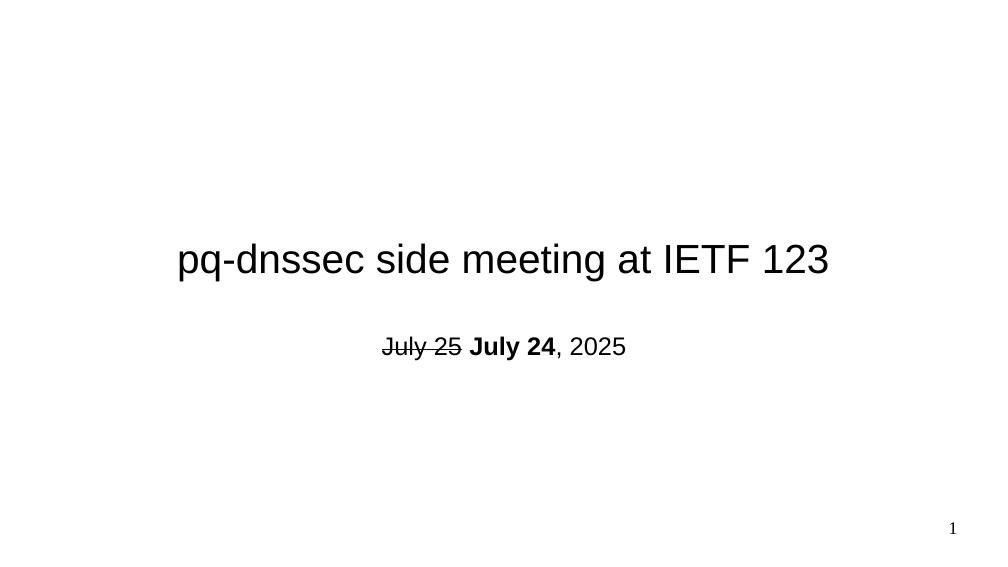
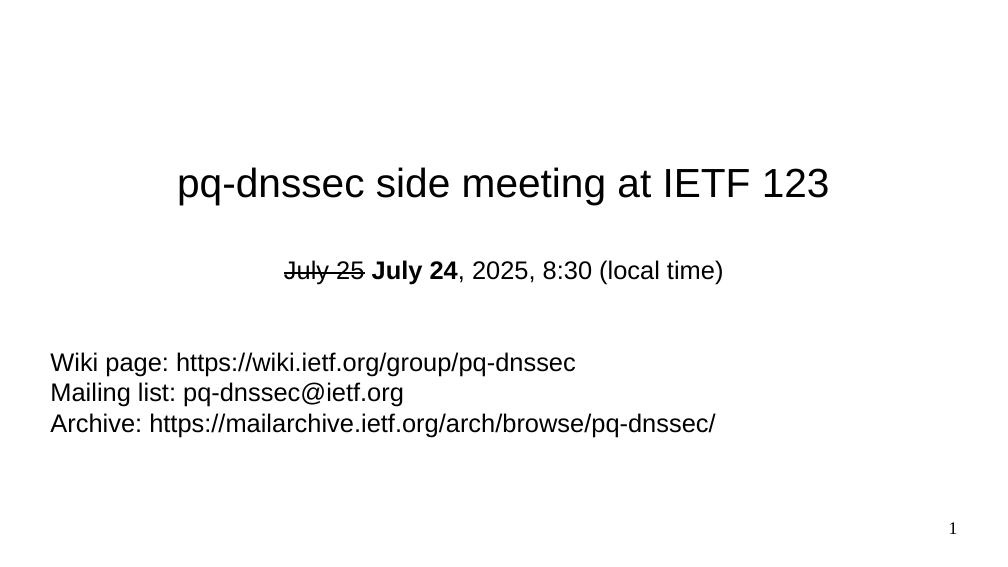
Before and after one commit to IQTF/pq-dnssec-materials, a slide deck: slide 1 of IETF123/chair-slides.odp. Drawn at 1008x567 pixels with LibreOffice and Linux fonts; fonts in the diff are those of the drawing. Boxes give left, top, right and bottom in pixels: in the first picture for what was removed or moved away, otherwise in the second. Text is boxed around its words. In the diff, an @@ line names an element or a change of style, - is before the commit and + after.

Commit message:
IETF123/chair-slides.{odp,pdf}: add links and meeting time to first slide

```diff
--- a/IETF123/chair-slides.odp
+++ b/IETF123/chair-slides.odp
@@ subtitle at box(50, 260, 723, 437): text changed @@
-July 25 July 24, 2025
+July 25 July 24, 2025, 8:30 (local time)
+Wiki page: https://wiki.ietf.org/group/pq-dnssec
+Mailing list: pq-dnssec@ietf.org
+Archive: https://mailarchive.ietf.org/arch/browse/pq-dnssec/
```
Also in this commit, not shown: 1 other file.
